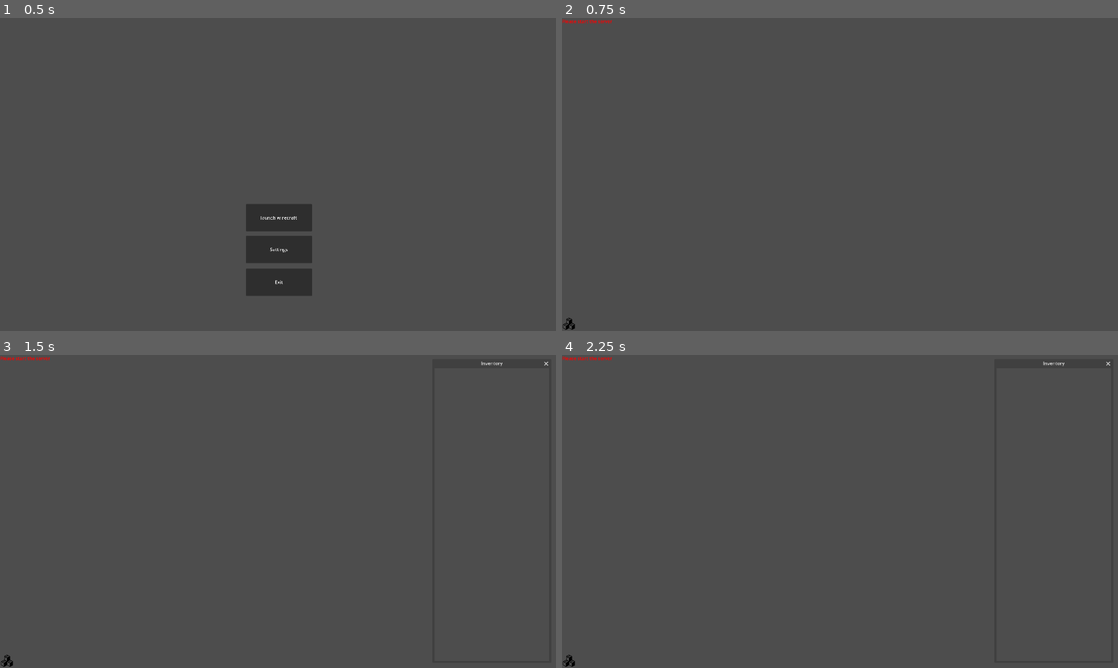
Above: before the commit, frames 1-4 (two rows, left to right).
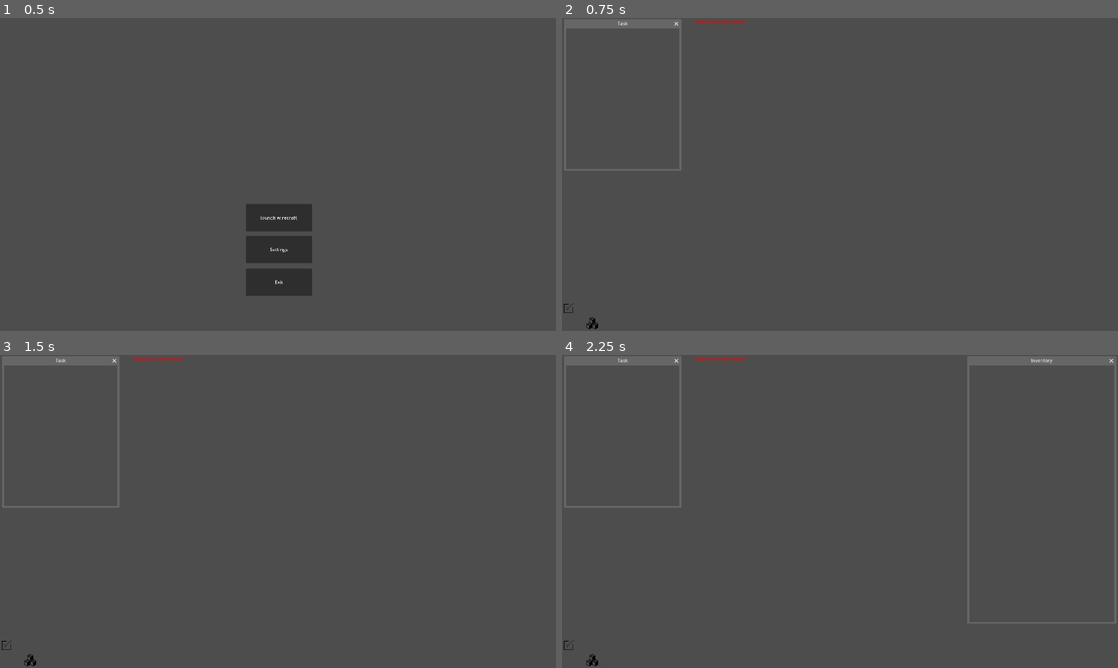
Above: after the commit, the same moments.

Repository: wirecraft-team/wirecraft
Game: Godot game, scene res://scenes/Menu.tscn
Same seed, same stepped clock (60 frames per second), same inputs: the game is played once before the commit and once after it.
Inputs (mouse positions are in pixels of both pictures, inside the frame that each line leads up to):
- Up to frame 1 (0.5 s): no input
- Up to frame 2 (0.75 s): click "launch wirecraft" at 0.5 s
- Up to frame 3 (1.5 s): click (5, 661) at 1.27 s
- Up to frame 4 (2.25 s): click (589, 661) at 2.02 s

Frame 1 is identical in both runs. In frame 2, 1.2% of the frame differs, in the area x 0-33%, y 0-100%; in frame 3, 1.2%; in frame 4, 2.5%, in the area x 0-100%, y 0-100%.

Commit message:
fix: Buttons rename & Window actions update

Diff:
--- a/godot/scenes/Game.tscn
+++ b/godot/scenes/Game.tscn
@@ -1,12 +1,12 @@
 [gd_scene load_steps=8 format=3 uid="uid://wthmy25ja53i"]
 
-[ext_resource type="Script" uid="uid://bg2dis4o5gwcs" path="res://scripts/camera.gd" id="1_bfat1"]
-[ext_resource type="Script" uid="uid://dhpw3orapxboi" path="res://scripts/cable_controller.gd" id="3_aycay"]
-[ext_resource type="Script" uid="uid://byesf7mk38tl" path="res://scripts/device_controller.gd" id="3_yc75h"]
-[ext_resource type="Script" uid="uid://cunqvh4nbadxd" path="res://scripts/ui.gd" id="6_kac4m"]
+[ext_resource type="Script" uid="uid://xoknux2anugx" path="res://scripts/camera.gd" id="1_bfat1"]
+[ext_resource type="Script" path="res://scripts/cable_controller.gd" id="3_aycay"]
+[ext_resource type="Script" path="res://scripts/device_controller.gd" id="3_yc75h"]
+[ext_resource type="Script" path="res://scripts/ui.gd" id="6_kac4m"]
 [ext_resource type="Texture2D" uid="uid://cwgl6oq7d1yw1" path="res://assets/inventory.png" id="6_tacyi"]
-[ext_resource type="Script" uid="uid://dvaq82nk6nnov" path="res://scripts/window.gd" id="8_22p52"]
-[ext_resource type="Script" uid="uid://fit8ljo575h4" path="res://scripts/ws.gd" id="9_dv77h"]
+[ext_resource type="Texture2D" uid="uid://jqr6dy6nw7uv" path="res://assets/task.png" id="8_400sg"]
+[ext_resource type="Script" path="res://scripts/ws.gd" id="9_dv77h"]
 
 [node name="Control" type="Control"]
 layout_mode = 3
@@ -29,27 +29,49 @@
 [node name="CanvasLayer" type="CanvasLayer" parent="."]
 script = ExtResource("6_kac4m")
 
-[node name="Button" type="Button" parent="CanvasLayer"]
-offset_top = 1030.0
-offset_right = 50.0
-offset_bottom = 1080.0
+[node name="InventoryButton" type="Button" parent="CanvasLayer"]
+offset_left = 80.0
+offset_top = 1028.0
+offset_right = 130.0
+offset_bottom = 1078.0
 focus_mode = 0
 icon = ExtResource("6_tacyi")
 flat = true
 expand_icon = true
 
-[node name="Window" type="Window" parent="CanvasLayer"]
+[node name="InventoryWindow" type="Window" parent="CanvasLayer"]
 title = "Inventory"
-position = Vector2i(1501, 46)
-size = Vector2i(395, 1010)
-visible = false
-script = ExtResource("8_22p52")
+position = Vector2i(1407, 36)
+size = Vector2i(500, 885)
+unresizable = true
+unfocusable = true
+
+[node name="TaskButton" type="Button" parent="CanvasLayer"]
+offset_left = -12.0
+offset_top = 974.0
+offset_right = 61.0
+offset_bottom = 1029.0
+focus_mode = 0
+icon = ExtResource("8_400sg")
+flat = true
+expand_icon = true
+
+[node name="TaskWindow" type="Window" parent="CanvasLayer"]
+title = "Task"
+position = Vector2i(15, 36)
+size = Vector2i(390, 485)
+unresizable = true
+unfocusable = true
 
 [node name="ServerText" type="RichTextLabel" parent="CanvasLayer"]
-offset_right = 199.0
-offset_bottom = 40.0
+offset_left = 460.0
+offset_top = 2.0
+offset_right = 659.0
+offset_bottom = 42.0
 bbcode_enabled = true
 text = "[color=#ff0000]Please start the server[/color]"
 
-[connection signal="pressed" from="CanvasLayer/Button" to="CanvasLayer" method="_on_button_pressed"]
-[connection signal="close_requested" from="CanvasLayer/Window" to="CanvasLayer" method="_on_window_close_requested"]
+[connection signal="pressed" from="CanvasLayer/InventoryButton" to="CanvasLayer" method="_on_inventory_button_pressed"]
+[connection signal="close_requested" from="CanvasLayer/InventoryWindow" to="CanvasLayer" method="_on_inventory_window_close_requested"]
+[connection signal="pressed" from="CanvasLayer/TaskButton" to="CanvasLayer" method="_on_task_button_pressed"]
+[connection signal="close_requested" from="CanvasLayer/TaskWindow" to="CanvasLayer" method="_on_task_window_close_requested"]
--- a/godot/scripts/ui.gd
+++ b/godot/scripts/ui.gd
@@ -1,21 +1,32 @@
 extends CanvasLayer
 
 var inventory_window
+var task_window
 # Called when the node enters the scene tree for the first time.
 func _ready() -> void:
-	inventory_window = get_node("./Window")
+	inventory_window = get_node("./InventoryWindow")
 	inventory_window.visible = false
-
+	task_window = get_node("./TaskWindow")
+	task_window.visible = true
 
 # Called every frame. 'delta' is the elapsed time since the previous frame.
 func _process(delta: float) -> void:
 	pass
 
 
-func _on_window_close_requested() -> void:
+# Close action on window
+func _on_inventory_window_close_requested() -> void:
 	inventory_window.visible = false
 
+func _on_task_window_close_requested() -> void:
+	task_window.visible = false
 
-func _on_button_pressed() -> void:
+
+# Button actions to open / close windows
+func _on_inventory_button_pressed() -> void:
 	inventory_window.visible = not inventory_window.visible
-	get_node("./Button").release_focus()
+	get_node("./InventoryButton").release_focus()
+
+func _on_task_button_pressed() -> void:
+	task_window.visible = not task_window.visible
+	get_node("./TaskButton").release_focus()
--- a/godot/scripts/window.gd
+++ /dev/null
@@ -1,10 +0,0 @@
-extends Window
-var initialPos : Vector2
-
-func _ready():
-	#initialPos = self.get_position()
-	pass
-
-func _process(event):
-	#self.set_position(initialPos)
-	pass
--- a/godot/scripts/ws.gd
+++ b/godot/scripts/ws.gd
@@ -68,3 +68,20 @@
 	# Send cable information to the server
 	#TODO: Don't hardcode level_id
 	socket.send_text('{"t": "ADD_CABLE", "d": {"id_device_1": %d, "port_1": %d, "id_device_2": %d, "port_2": %d, "id_level": 1}}' % [start_id, start_port, end_id, end_port])
+
+
+func _on_inventory_button_pressed() -> void:
+	pass
+
+func _on_task_button_pressed() -> void:
+	pass
+
+func _on_inventory_close_requested() -> void:
+	pass
+
+func _on_task_window_close_requested() -> void:
+	pass
+
+
+func _on_inventory_window_close_requested() -> void:
+	pass # Replace with function body.
Not shown: 1 places in godot/scenes/Menu.tscn that only renumber resources
Not shown, removed: godot/scripts/window.gd.uid
